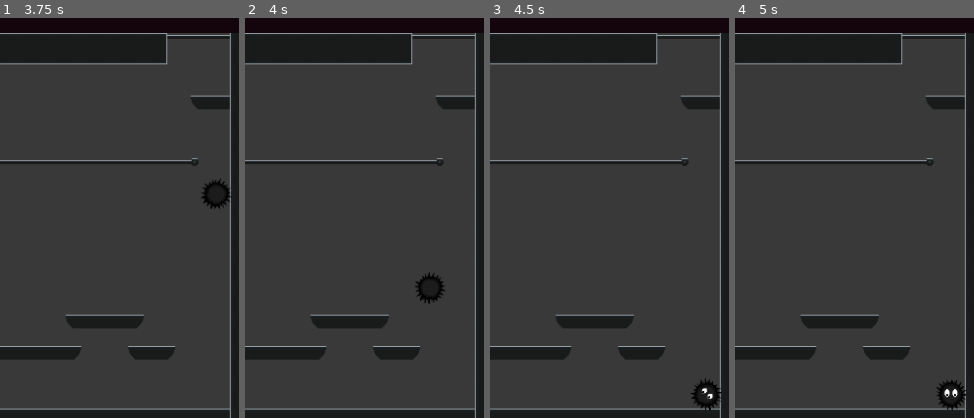
Above: before the commit, frames 1-4 (left to right).
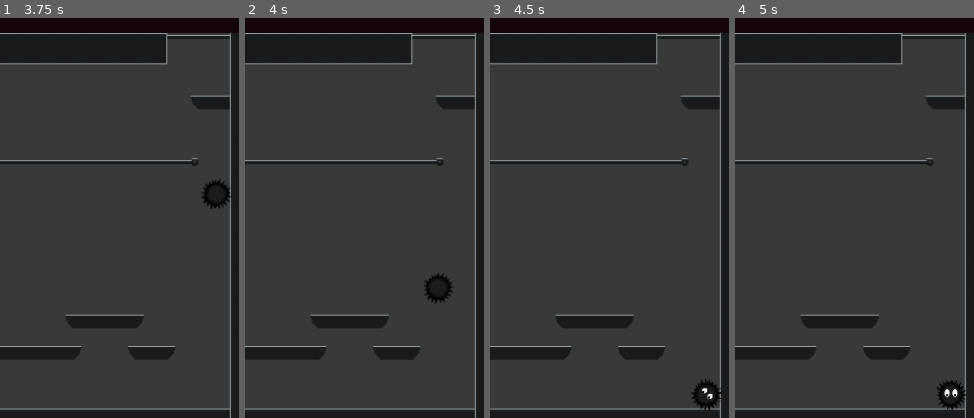
Above: after the commit, the same moments.

Repository: Arctia/42-GameJam
Game: Godot game, scene res://src/UI/title_screen.tscn
The game is run twice, just before and just after one commit, with the same random seed, the same clock (stepped at 60 frames per second) and the same inputs.
Inputs (mouse positions are % of the whole screen's width and height, from its top left):
- Up to frame 1 (3.75 s): click "START GAME" at 0.5 s; click "skip" at 1.25 s; click "skip" at 2 s; tap Enter at 2.75 s; hold Space (jump) 2.78-3.53 s; hold Right (move_right) from 2.78 s (still down); tap Down (duck) at 3.6 s
- Up to frame 2 (4 s): keep holding Right (move_right); tap Space (jump) at 3.77, 3.8 s
- Up to frame 3 (4.5 s): tap Space (jump) at 4.07 s; release Right (move_right) at 4.25 s; click (50, 90) at 4.25 s
- Up to frame 4 (5 s): no input
The pictures show only the part of the screen within x 44-94%, y 20-70%; the shares and areas given below are measured in that part.

Frame 1 is identical in both runs. In frame 2, 0.4% of the frame differs, in the area x 71-88%, y 63-72%; in frame 3, less than 0.1%; in frame 4, nothing differs.

Commit message:
player jump fixed

Diff:
--- a/src/entities/ash.gd
+++ b/src/entities/ash.gd
@@ -20,7 +20,9 @@
 #@export var ashes_amount:float = 100000
 
 var gravity:float = ProjectSettings.get_setting("physics/2d/default_gravity") *1.5
-var is_jumping:bool = false
+var is_jumping:bool = false :
+	set(value) :
+		is_jumping = value
 var is_ducking:bool = false
 var can_fall:bool = false
 var xaxis:int = 0
@@ -56,25 +58,23 @@
 
 
 func jumping(delta) -> void:
-	if is_on_wall_only() and xaxis != 0:
-		if velocity.y < 0:
-			velocity.y = 0
+	if is_on_wall_only() and xaxis != 0 and velocity.y > 0:
 		velocity.y += gravity/10. * delta
-		is_jumping = false
+		set_deferred("is_jumping", false)
 	elif not is_on_floor(): velocity.y += gravity * delta
 
 	if Input.is_action_just_pressed("jump") or is_jumping: #and self.ashes_amount > 0:
-		if is_on_floor_only():
-			is_jumping = true
+		if is_on_floor():
+			set_deferred("is_jumping", true)
 		if is_on_wall_only() and not is_jumping:
-			velocity.x = JUMP * get_which_wall_collided() * 3.
-		else:
+			velocity.x = JUMP * get_which_wall_collided() * 2.
+		elif is_jumping:
 			velocity.y += JUMP/JUMP_FORCE_STEPS
 		if abs(velocity.y) > abs(JUMP) - abs(JUMP/JUMP_FORCE_STEPS) or is_on_ceiling():
-			is_jumping = false
+			set_deferred("is_jumping", false)
 #		self.ashes_amount -= abs(JUMP) * delta
 	#		consume_ashes.emit(self.ashes_amount)
-	if Input.is_action_just_released("jump"): is_jumping = false
+	if Input.is_action_just_released("jump"): set_deferred("is_jumping", false)
 
 
 func ducking():
